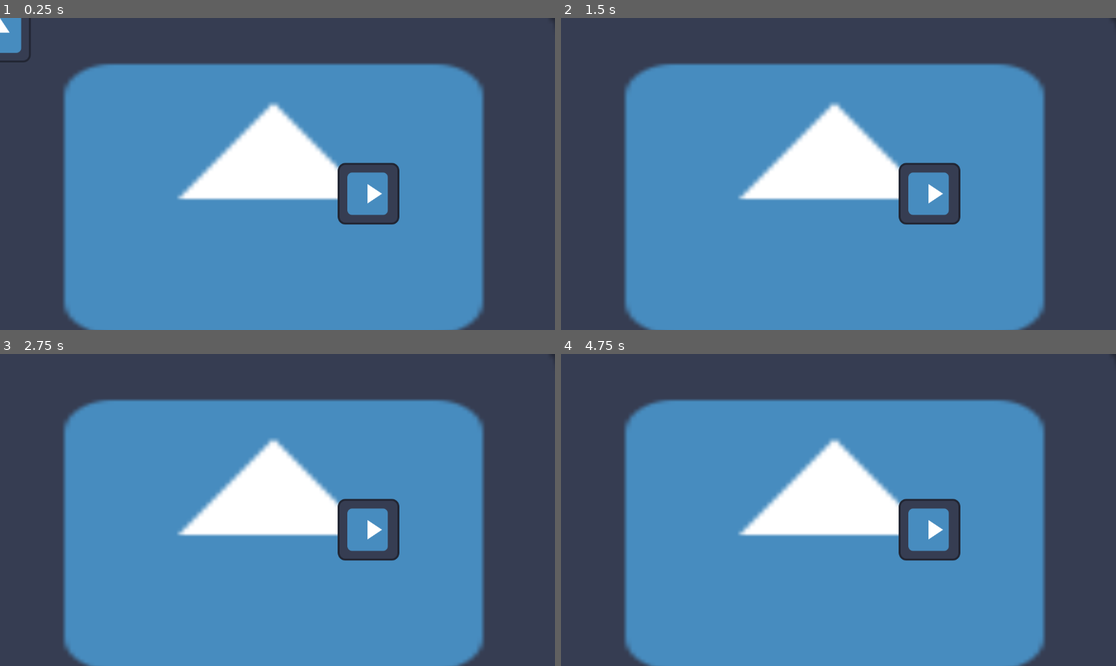
Above: before the commit, frames 1-4 (two rows, left to right).
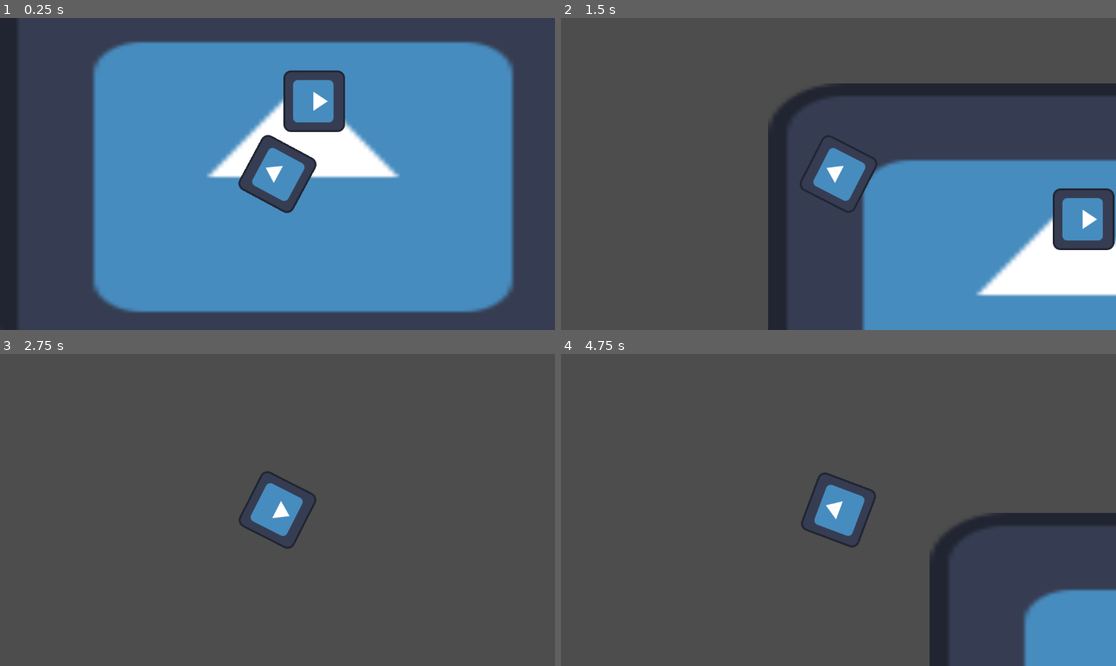
Above: after the commit, the same moments.

Repository: Likvik89/Tower-defence
Game: Godot game, scene res://Scenes/world.tscn
The game is run twice, just before and just after one commit, with the same random seed, the same clock (stepped at 60 frames per second) and the same inputs. The engine's default icon, where the game draws it, is replaced by a stand-in: a white triangle on a blue panel in a dark square.
Inputs:
- Up to frame 1 (0.25 s): no input
- Up to frame 2 (1.5 s): no input
- Up to frame 3 (2.75 s): no input
- Up to frame 4 (4.75 s): tap Enter at 2.75 s; tap Space at 4.25 s

The runs differ from the first frame. In frame 1, 30% of the frame differs, in the area x 0-100%, y 0-100%; in frame 2, 57%; in frame 3, 63%; in frame 4, 67%, in the area x 11-100%, y 0-100%.
Error before the commit: Invalid access to property or key 'position' on a base object of type 'Nil'. (res://Scripts/enemy.gd:7)

Commit message:
Enemy movement v01
broken,
kigger kun på world origen
ikke checkpoints'ne
overskyder også

Diff:
--- a/Scenes/enemy.tscn
+++ b/Scenes/enemy.tscn
@@ -6,10 +6,13 @@
 [sub_resource type="RectangleShape2D" id="RectangleShape2D_hvll5"]
 size = Vector2(128, 128)
 
-[node name="Enemy" type="RigidBody2D"]
+[node name="Enemy" type="RigidBody2D" groups=["Enemies"]]
+gravity_scale = 0.0
+freeze_mode = 1
 script = ExtResource("1_ygs6c")
 
 [node name="Sprite2D" type="Sprite2D" parent="."]
+rotation = 1.5708
 texture = ExtResource("1_88xia")
 
 [node name="CollisionShape2D" type="CollisionShape2D" parent="."]
--- a/Scenes/world.tscn
+++ b/Scenes/world.tscn
@@ -7,19 +7,26 @@
 [node name="World" type="Node2D"]
 
 [node name="Sprite2D" type="Sprite2D" parent="."]
-position = Vector2(568, 362.5)
+position = Vector2(742, 509)
 scale = Vector2(9.875, 6.66406)
 texture = ExtResource("1_mqqng")
 
-[node name="Checkpoint" type="Node2D" parent="."]
-position = Vector2(582, 709)
+[node name="Enemy checkpoints" type="Node2D" parent="."]
+position = Vector2(1088, 11.0001)
 scale = Vector2(4.9375, 18.3516)
 
-[node name="End" type="Node2D" parent="."]
-position = Vector2(1088, 11.0001)
-scale = Vector2(4.9375, 18.3516)
+[node name="Checkpoint" type="Node2D" parent="Enemy checkpoints" groups=["enemy chechpoints"]]
+position = Vector2(-102.481, 38.0348)
+scale = Vector2(1, 1)
+
+[node name="Checkpoint2" type="Node2D" parent="Enemy checkpoints" groups=["enemy chechpoints"]]
+position = Vector2(-242.633, 14.9851)
+scale = Vector2(1, 1)
 
 [node name="Tower" parent="." instance=ExtResource("2_0qou7")]
 position = Vector2(765, 365)
 
 [node name="Enemy" parent="." instance=ExtResource("3_30no2")]
+position = Vector2(950, 665)
+
+[node name="Camera2D" type="Camera2D" parent="Enemy"]
--- a/Scripts/enemy.gd
+++ b/Scripts/enemy.gd
@@ -1,11 +1,20 @@
 extends RigidBody2D
-@export var player : Node2D
+
 
 func _integrate_forces(state):
 
+	var checkpoints = get_tree().get_nodes_in_group("enemy chechpoints")
+	for checkpoint in checkpoints:
+		var checkpointposition = checkpoint.position
+		look_at(checkpointposition)
+		var direction = Vector2(cos(rotation), sin(rotation))
+		self.linear_velocity += (direction*100)
 
-	var player_direction = (player.position - position).normalized()
-	var player_distance = position.distance_to(player.position)
-	var rotation_angle = atan2(player_direction.y, player_direction.x)
-	rotation = rotation_angle
-	apply_central_force(player_direction*50)
+
+
+
+		#var checkpoint_direction = (checkpoint.position - position).normalized()
+		#var checkpoint_distance = position.distance_to(checkpoint.position)
+		#var rotation_angle = atan2(checkpoint_direction.y, checkpoint_direction.x)
+		#rotation = rotation_angle
+		#apply_central_impulse(checkpoint_direction*50)
--- a/Scripts/tower.gd
+++ b/Scripts/tower.gd
@@ -1,7 +1,7 @@
 extends Node2D
 
-func _on_area_2d_body_entered(enmy):
-	print(enmy,"entered")
+func _on_area_2d_body_entered(enemy):
+	print(enemy,"entered")
 
-func _on_area_2d_body_exited(enmy):
-	print(enmy,"left")
+func _on_area_2d_body_exited(enemy):
+	print(enemy,"left")
